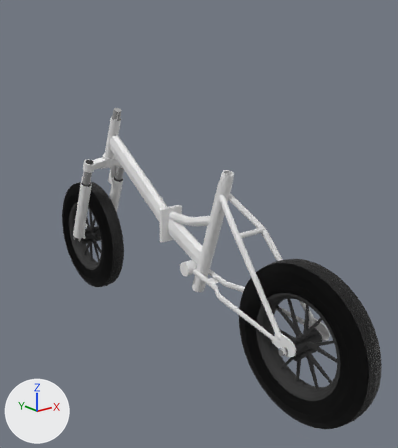
Two versions of the glTF model assets/frame_stels.glb, one commit apart.
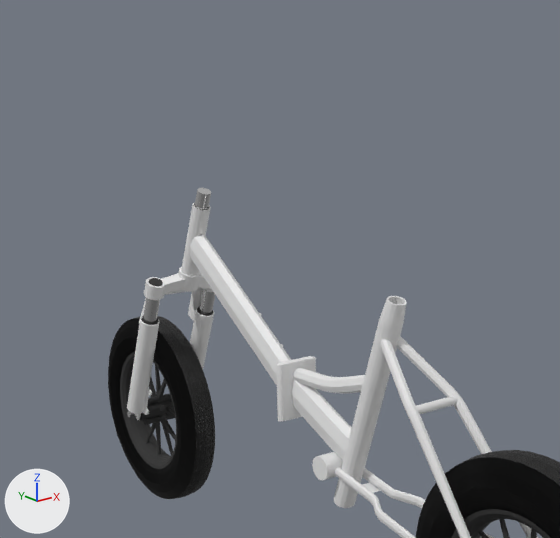
Each version is shown whole from a 50 mm lens placed at (-0.899, -1.25, 0.378), pointed at (0.044, -0.071, -0.093), then close up on the part from 0% to 81% of the width and 0% to 69% of the height. Arrows for +X, +Y and +Z are at lower left; the lights stay in place. The first two pictures are the older version. Where no turn or scale is listed for an object, it has been applied to the vertices. Vertices at exactly the same position are counted once.

Objects in the first close-up: 'fork_spring1', 'frame_stels', 'tire_front_v1', 'tire_rear_v1', 'wheel_front_v1', 'wheel_rear_v1'.
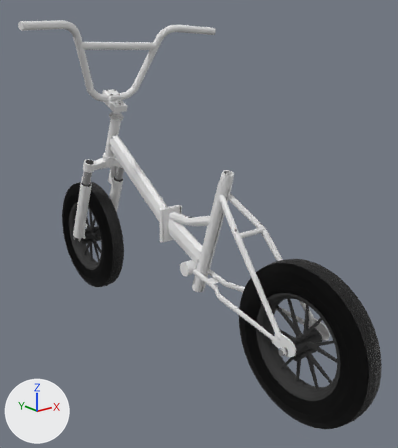
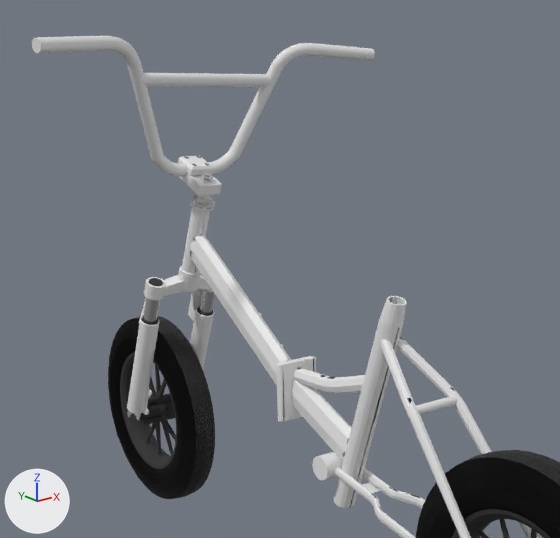
Where the newer file only moved an object's origin or applied its transform, the numbers keep the older frame.

Where the change shows, as pixel boxes [x1, y1, x2, y2] in the close-ups (560 x 538 px):
'frame_stels', reshaped: before [181, 202, 538, 538]; after [182, 194, 538, 538]
'bar', added: after [32, 36, 375, 176]
'stem', added: after [178, 156, 222, 199]
    faces in mat_body_paint (white #e7e7e7): [178, 156, 222, 199]
    faces in mat_fork_gold (white #e7e7e7): [184, 156, 213, 183]
part 1 of me_цилиндр_001, added: after [190, 194, 215, 209]
part 2 of me_цилиндр_001, added: after [190, 203, 214, 211]
part 3 of me_цилиндр_001, reshaped: before [281, 358, 315, 421]; after [182, 207, 457, 514]

The change in detail:
me_цилиндр_001 is used by ob_frame_stels; location (-0.001, -0.511, -0.265).
me_цилиндр_001 had 2696 vertices, 5857 faces and spanned x -0.072..0.072, y -0.03..0.881, z -0.013..0.447.
me_цилиндр_001 now has 5802 vertices, 12697 faces and spans x -0.072..0.072, y -0.03..0.881, z -0.013..0.462.
me_цилиндр_001 part 1: a new loose piece of 494 vertices spanning x -0.022..0.023, y 0.78..0.822, z 0.438..0.462.
me_цилиндр_001 part 2: a new loose piece of 309 vertices spanning x -0.021..0.023, y 0.782..0.823, z 0.434..0.455, in mat_body_paint (white #e7e7e7).
me_цилиндр_001 part 3: 123 vertices moved within x -0.061..0.063, y -0.024..0.875, z -0.013..0.379; 72 vertices removed from x -0.058..0.059, y 0.015..0.855, z 0.012..0.382; 2247 vertices added at x -0.064..0.065, y -0.03..0.881, z -0.013..0.453.
Other edits to the shape of me_цилиндр_001 do not show in these pictures.
Mesh me_цилиндр_011 is new.
It has 1346 vertices, 2800 faces and spans x -0.023..0.023, y 0.257..0.344, z 0.075..0.263.
Faces by material slot: [1232, 1568].
It uses material mat_fork_gold (white #e7e7e7).
It uses material mat_body_paint (white #e7e7e7).
Mesh me_цилиндр_009 is new.
It has 1152 vertices, 2356 faces and spans x -0.323..0.324, y 0.187..0.323, z 0.229..0.458.
It uses material mat_body_paint (white #e7e7e7).
Object 'stem' (ob_stem) is new; it shows me_цилиндр_011.
Its location is (0.0, 0.0, 0.0).
Object 'bar' (ob_bar) is new; it shows me_цилиндр_009.
Its location is (0.0, 0.0, 0.0).
